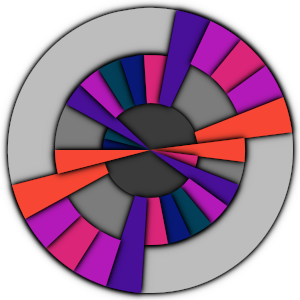
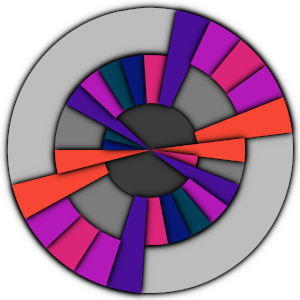
Two versions of the same layered image (300×300). Layer-by-layer changes:
painted on "elem-25" over [97, 142, 153, 158]
painted on "elem-1" over [97, 150, 153, 158]
